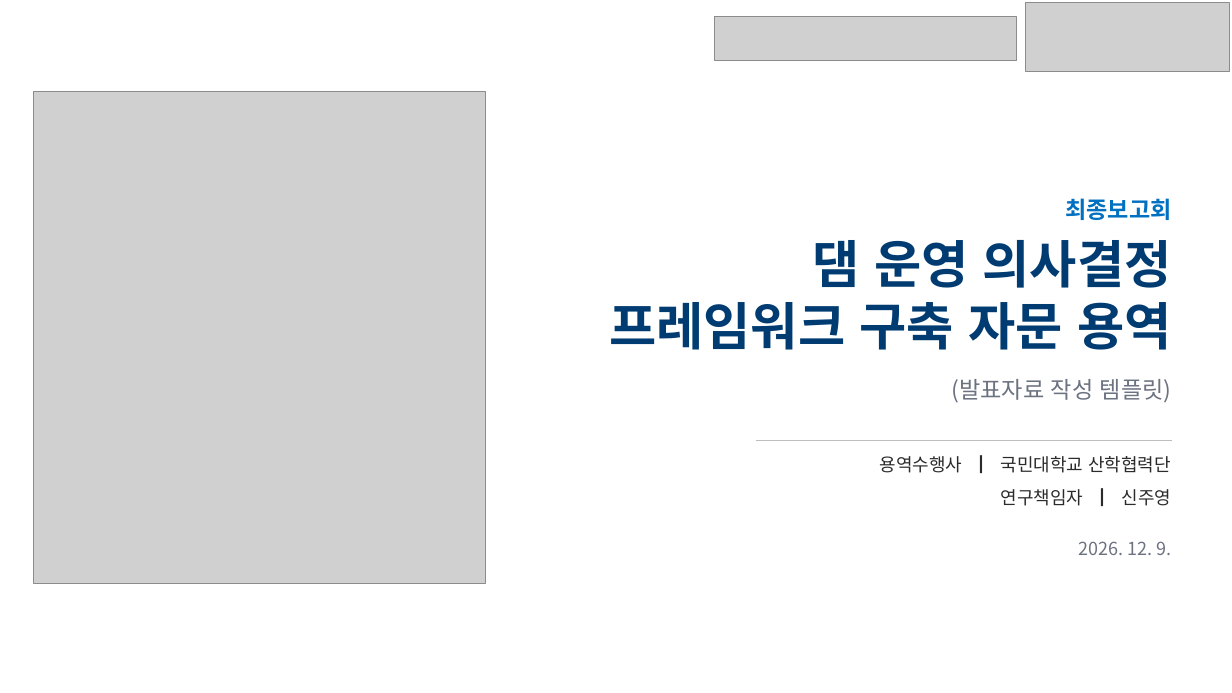
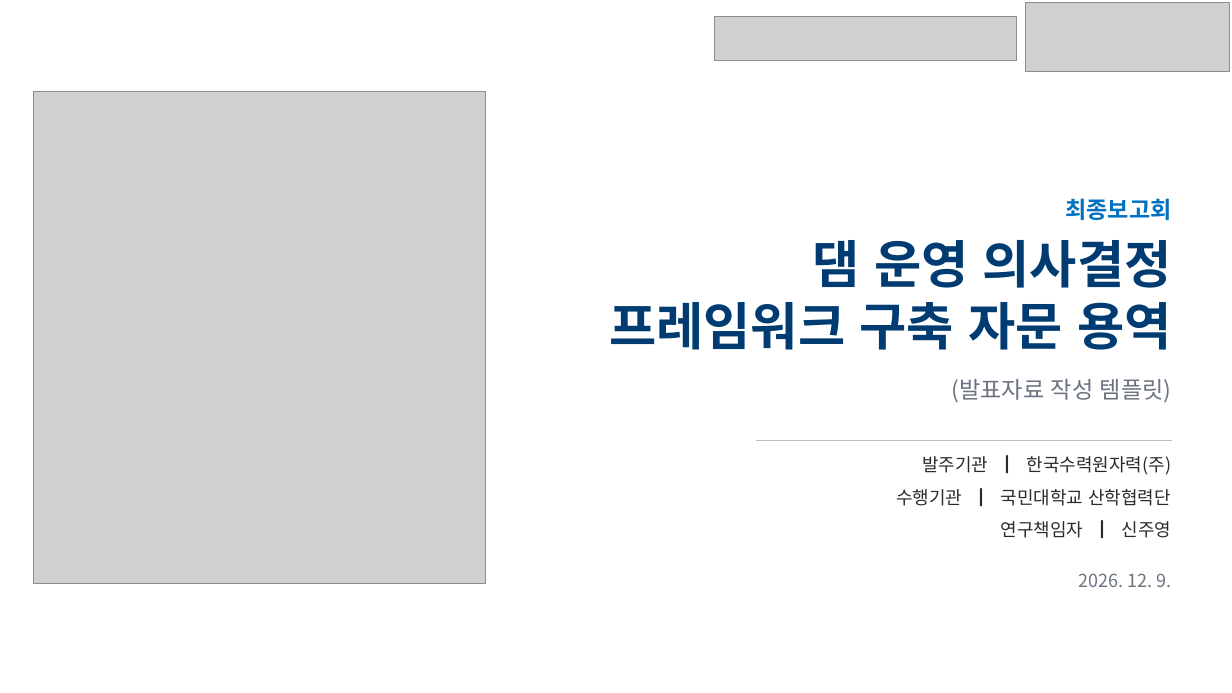
Before and after one commit to mkm1119/KGRAG-LLM, a slide deck: slide 1 of project_khnp/2026.12.09_최종보고회_발표자료_템플릿.pptx. Drawn at 1232x693 pixels with LibreOffice and Linux fonts; fonts in the diff are those of the drawing; grey boxes stand for pictures. Boxes give left, top, right and bottom in pixels: in the first picture for what was removed or moved away, otherwise in the second. Text is boxed around its words. In the diff, an @@ line names an element or a change of style, - is before the commit and + after.

```diff
--- a/project_khnp/2026.12.09_최종보고회_발표자료_템플릿.pptx
+++ b/project_khnp/2026.12.09_최종보고회_발표자료_템플릿.pptx
@@ text at <box>922,456,1172,475</box>: text changed @@
-용역수행사 ┃ 국민대학교 산학협력단
+발주기관 ┃ 한국수력원자력(주)
@@ text added at <box>896,489,1171,506</box>, 14 pt, text #2B2B2B @@
+수행기관 ┃ 국민대학교 산학협력단
@@ text "연구책임자 ┃ 신주영": place and size @@
-text "연구책임자 ┃ 신주영" at <box>1001,489,1172,506</box>
+text "연구책임자 ┃ 신주영" at <box>1001,521,1172,538</box>
@@ text "2026. 12. 9.": place and size @@
-text "2026. 12. 9." at <box>1078,541,1171,555</box>
+text "2026. 12. 9." at <box>1078,573,1171,587</box>
```
Also in this commit, not shown: 29 other slides changed, 8 slides added, 1 other file.
